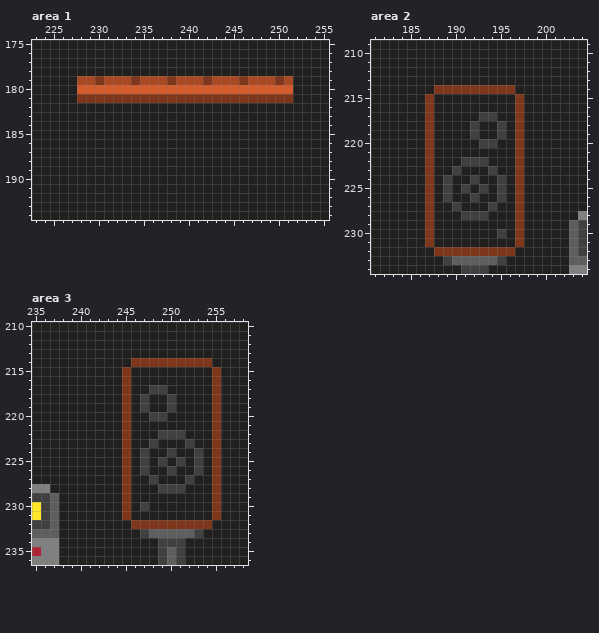
Edited in one commit: pixel-art file (ladderzat-game/src/assets/images/world.aseprite). The picture above is the old version.
510x286 pixels, 1 frame. Colours within 5 levels of each other are drawn and written as one. Shown: area 1: x 223..255, y 175..194; area 2: x 181..204, y 209..234; area 3: x 235..258, y 210..236. The commit also changed other parts of the picture, which this record leaves out.
After the commit:
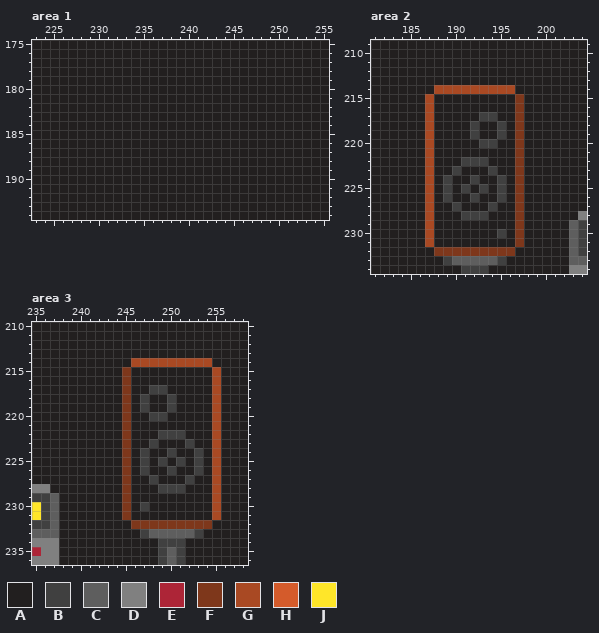
Palette (. is transparent): A #221f1f  B #404040  C #5e5e5e  D #808080  E #ad2537  F #7e371b  G #a94923  H #d45b2b  J #ffe629
Edits made:
Area 1, layer "New mixer":
Colour A replaces colour F in row 179 at x 230, 234, 238, 242, 246 and 250; in row 181 at x 228 to 251.
Colour A replaces colour G in row 179 at x 228 to 229, 231 to 233, 235 to 237, 239 to 241, 243 to 245, 247 to 249 and 251.
Colour A replaces colour H in row 180 at x 228 to 251.
Area 2, layer "Studio desk":
Colour G replaces colour F in row 214 at x 188 to 196; in rows 215 to 231 at x 187.
Area 3, layer "Studio desk":
Colour G replaces colour F in row 214 at x 246 to 254; in rows 215 to 231 at x 255.
